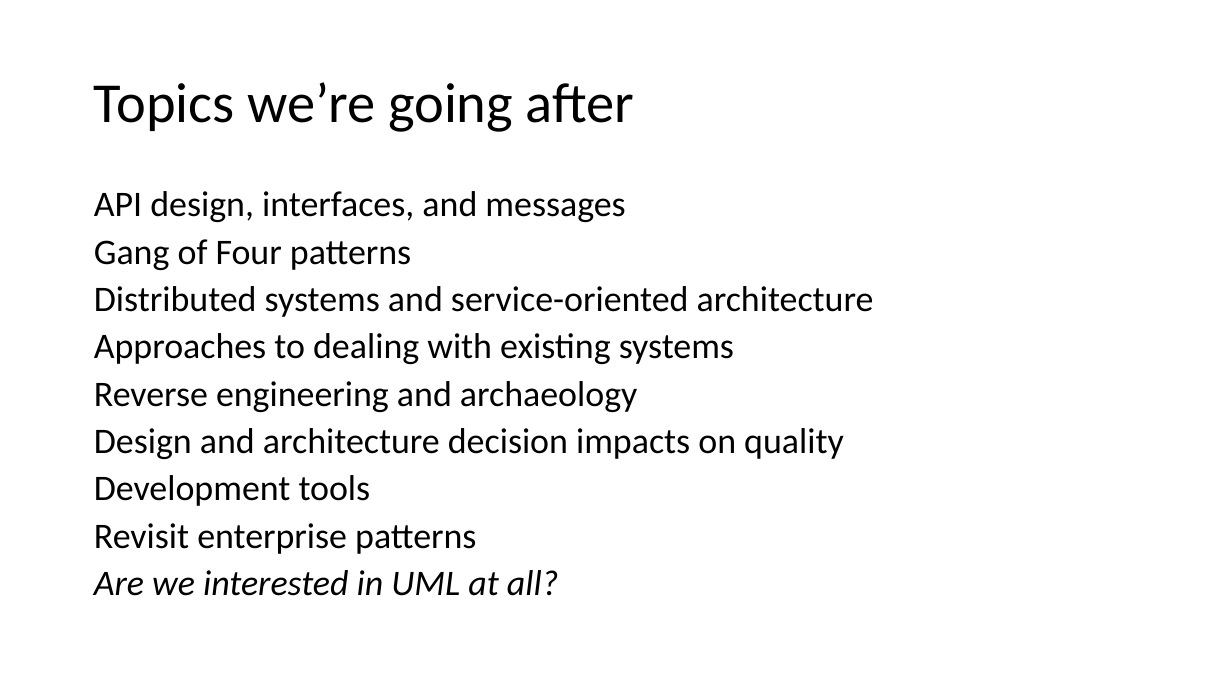
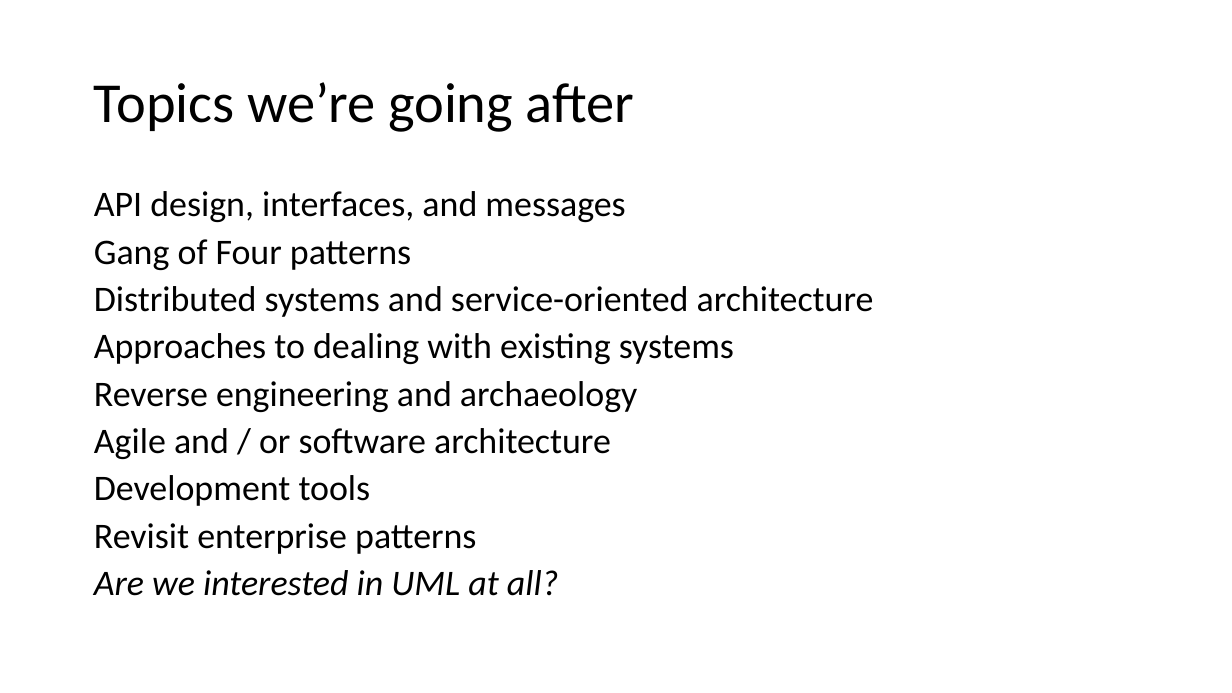
Before and after one commit to maherhosn/SU_SEGR_5240_18SQ, a slide deck: slide 4 of 01 - Introduction.pptx. Drawn at 1232x693 pixels with LibreOffice and Linux fonts; fonts in the diff are those of the drawing. Boxes give left, top, right and bottom in pixels: in the first picture for what was removed or moved away, otherwise in the second. Text is boxed around its words. In the diff, an @@ line names an element or a change of style, - is before the commit and + after.

```diff
--- a/01 - Introduction.pptx
+++ b/01 - Introduction.pptx
@@ text at bbox=[94, 428, 611, 459]: text changed @@
-Design and architecture decision impacts on quality
+Agile and / or software architecture
```
Also in this commit, not shown: 2 other slides changed, 25 other files.
